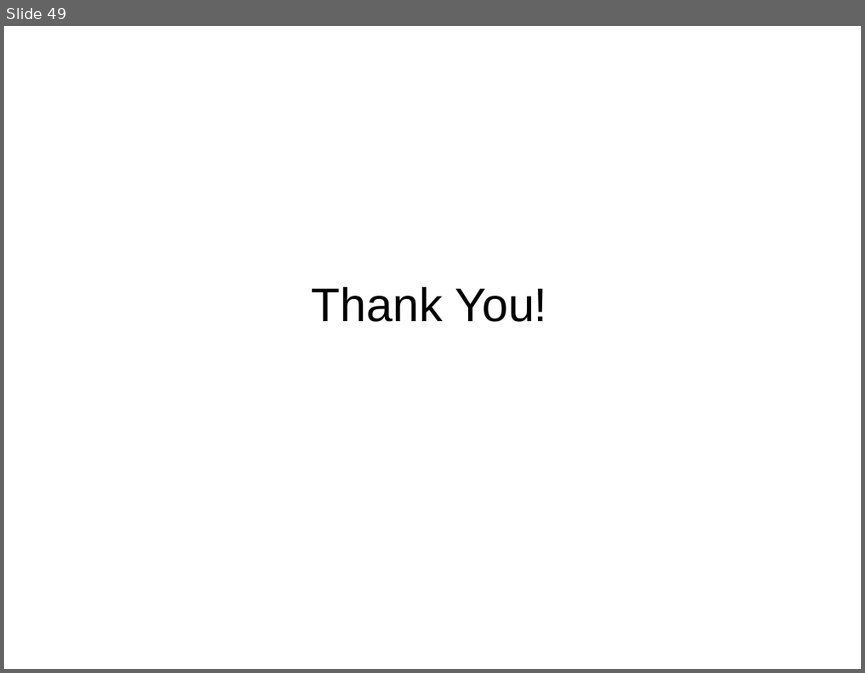
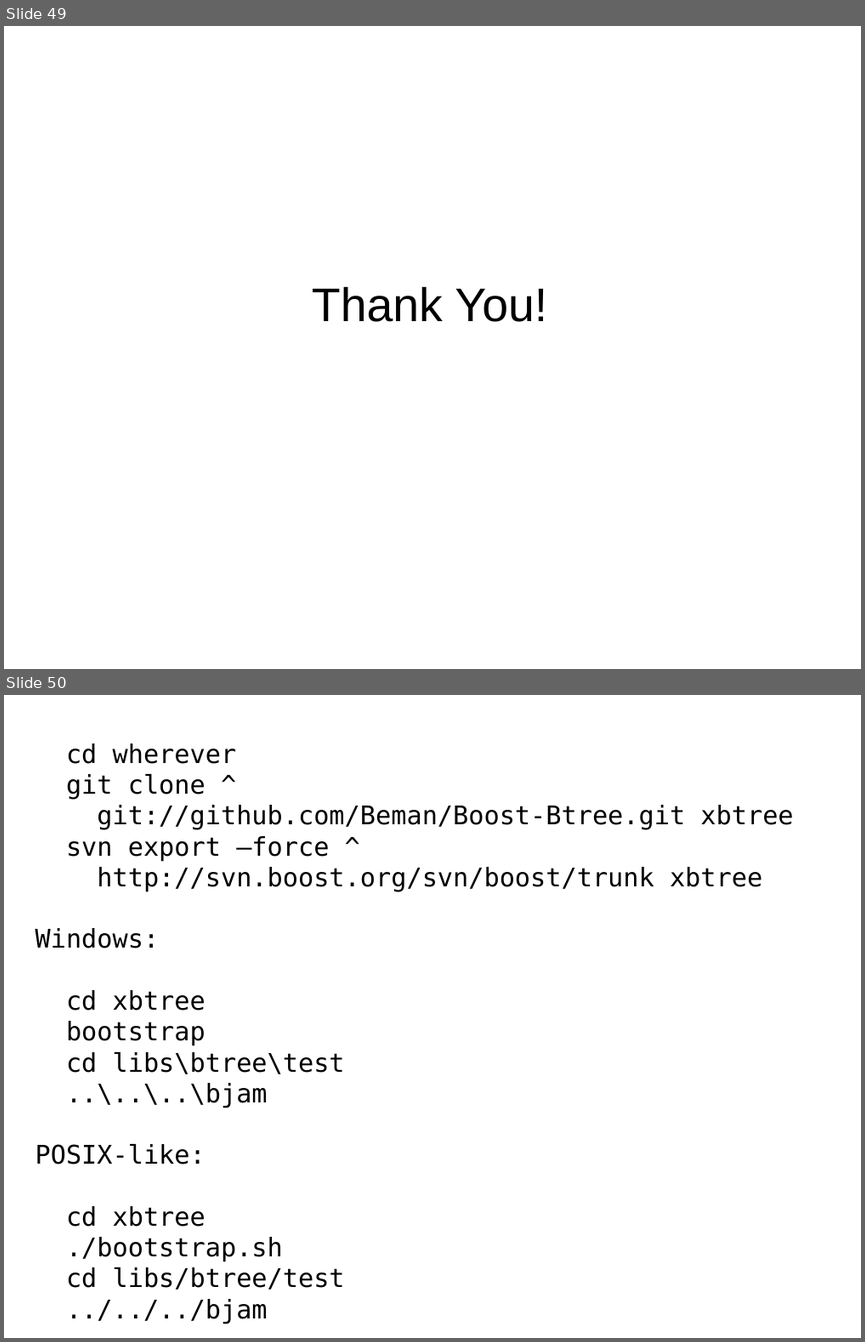
Before and after one commit to Beman/btree, a slide deck: libs/btree/doc/Proposed-B-tree-library.ppt. Shown one above the other, each under a label of ours: slide 49 before the commit, slides 49 and 50 after it. The pictures are 865x673 and 865x1342 pixels, drawn with LibreOffice and Linux fonts; fonts in the diff are those of the drawing; background and template pictures are left out. Boxes give left, top, right and bottom in pixels: in the first picture for what was removed or moved away, otherwise in the second. Text is boxed around its words. In the diff, an @@ line names an element or a change of style, - is before the commit and + after.

Commit message:
Final before presentation

```diff
--- a/libs/btree/doc/Proposed-B-tree-library.ppt
+++ b/libs/btree/doc/Proposed-B-tree-library.ppt
@@ slide 50 added at box(4, 695, 861, 1338), background picture (left out) @@
@@ text added at box(35, 743, 793, 1323), 24 pt, text #000000 @@
+cd wherever
+git clone ^
+git://github.com/Beman/Boost-Btree.git xbtree
+svn export –force ^
+http://svn.boost.org/svn/boost/trunk xbtree
+Windows:
+cd xbtree
+bootstrap
+cd libs\btree\test
+..\..\..\bjam
+POSIX-like:
+cd xbtree
+./bootstrap.sh
+cd libs/btree/test
+../../../bjam
```
